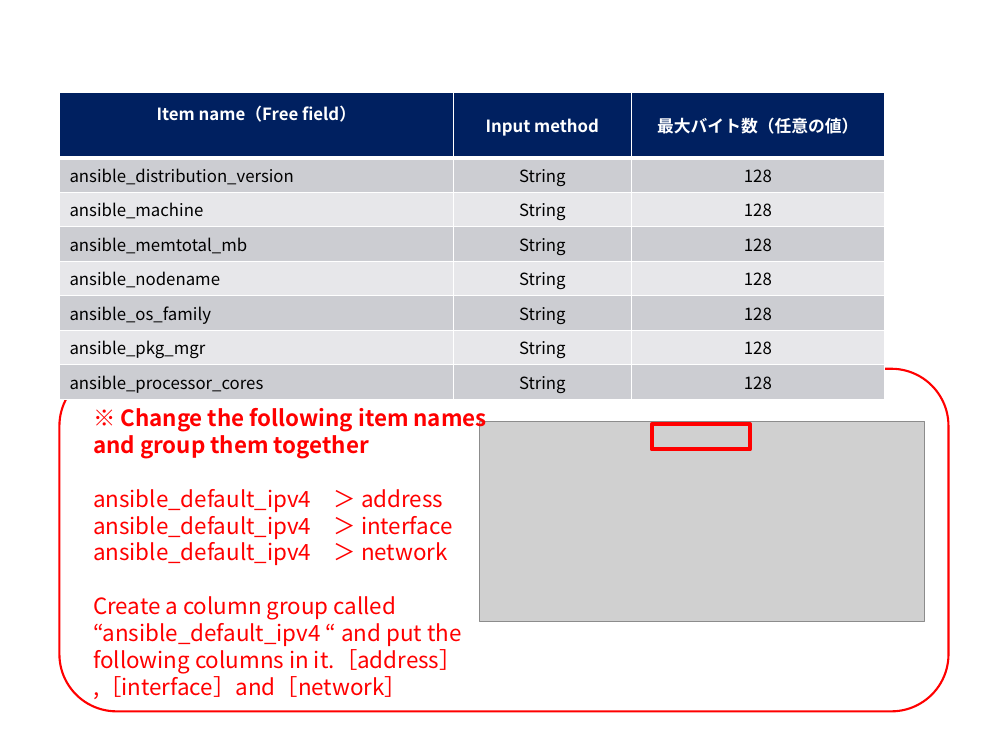
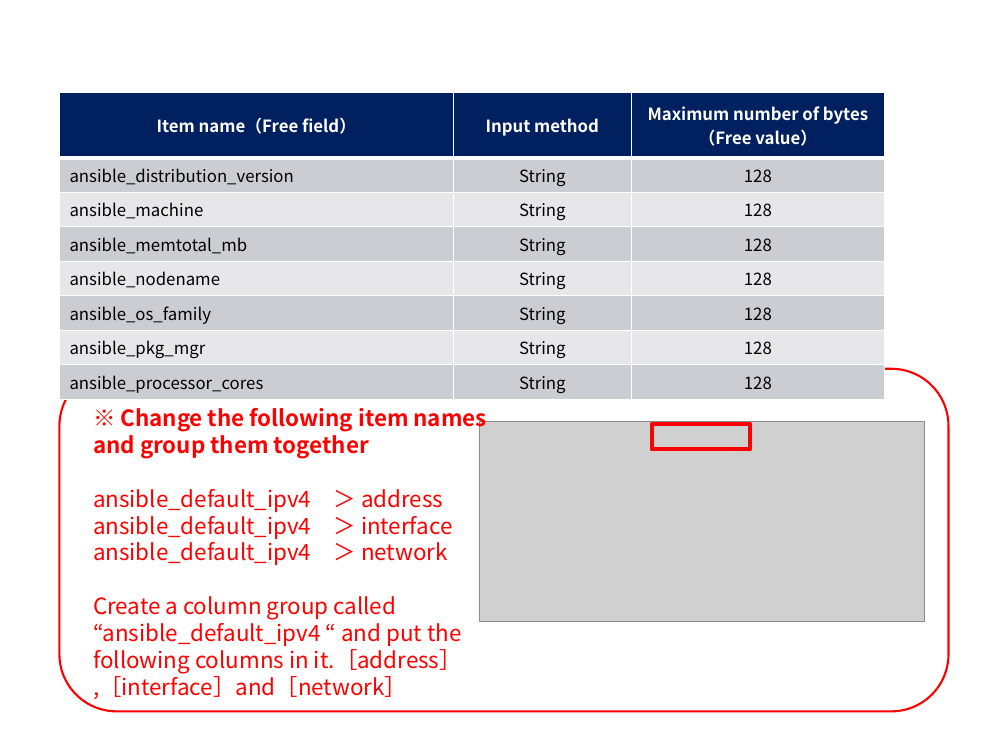
Before and after one commit to exastro-suite/it-automation-docs, a slide deck: slide 22 of asset/Learn/ITA-collect-compare_practice_en.pptx. Drawn at 1008x756 pixels with LibreOffice and Linux fonts; fonts in the diff are those of the drawing; grey boxes stand for pictures; background and template pictures are left out. Boxes give left, top, right and bottom in pixels: in the first picture for what was removed or moved away, otherwise in the second. Text is boxed around its words. In the diff, an @@ line names an element or a change of style, - is before the commit and + after.

```diff
--- a/asset/Learn/ITA-collect-compare_practice_en.pptx
+++ b/asset/Learn/ITA-collect-compare_practice_en.pptx
@@ table at bbox=[59, 93, 885, 397] @@
-row 1, column 3: 最大バイト数（任意の値）
+row 1, column 3: Maximum number of bytes（Free value）
```
Also in this commit, not shown: 5 other slides changed, 5 other files.
